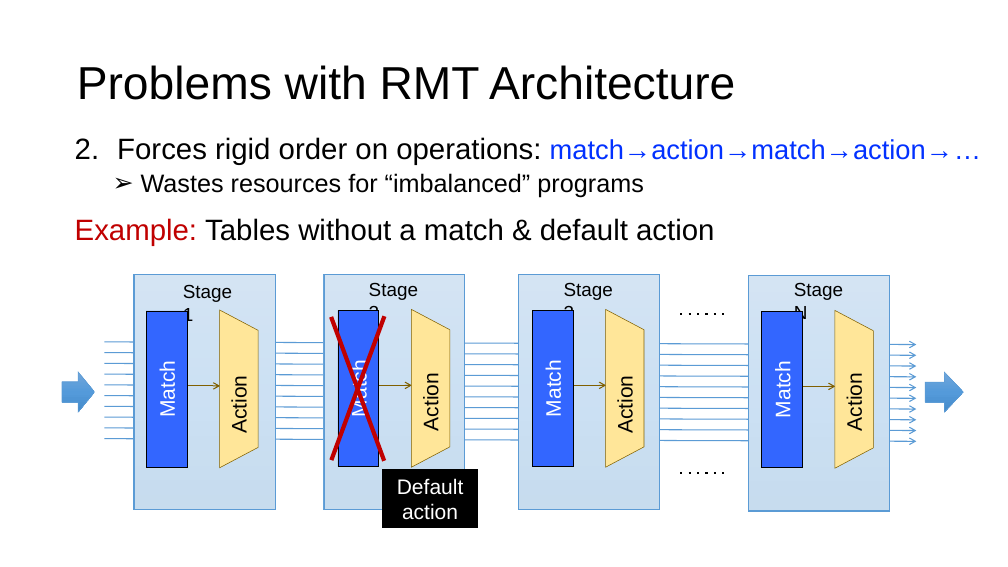
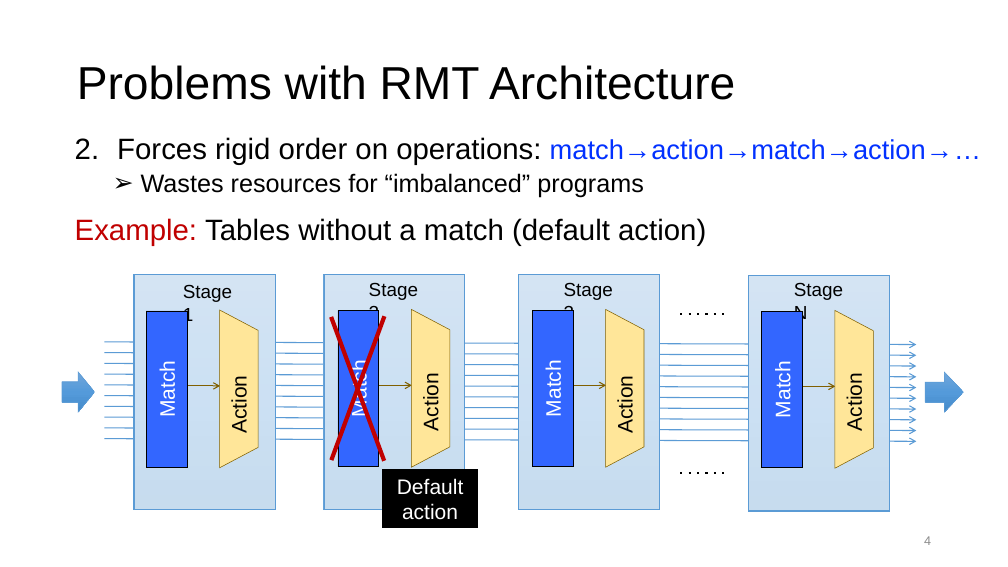
Before and after one commit to anirudhSK/drmt_talk, a slide deck: slide 4 of drmt.pptx. Drawn at 1008x567 pixels with LibreOffice and Linux fonts; fonts in the diff are those of the drawing. Boxes give left, top, right and bottom in pixels: in the first picture for what was removed or moved away, otherwise in the second. Text is boxed around its words. In the diff, an @@ line names an element or a change of style, - is before the commit and + after.

```diff
--- a/drmt.pptx
+++ b/drmt.pptx
@@ text at <box>75,218,706,246</box>: text changed @@
-Example: Tables without a match & default action
+Example: Tables without a match (default action)
@@ page number added at <box>924,536,931,545</box>, 12 pt, text #8C8C8C @@
+4
```
Also in this commit, not shown: 19 other slides changed, 6 slides added, 13 slides removed, 2 other files.
